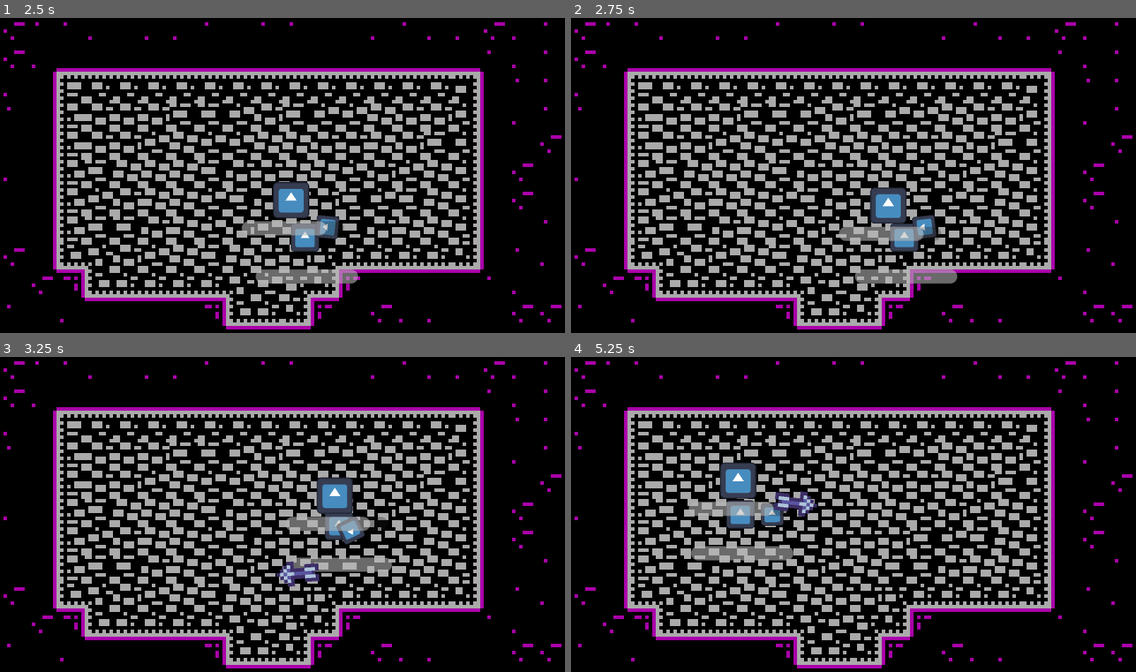
Above: before the commit, frames 1-4 (two rows, left to right).
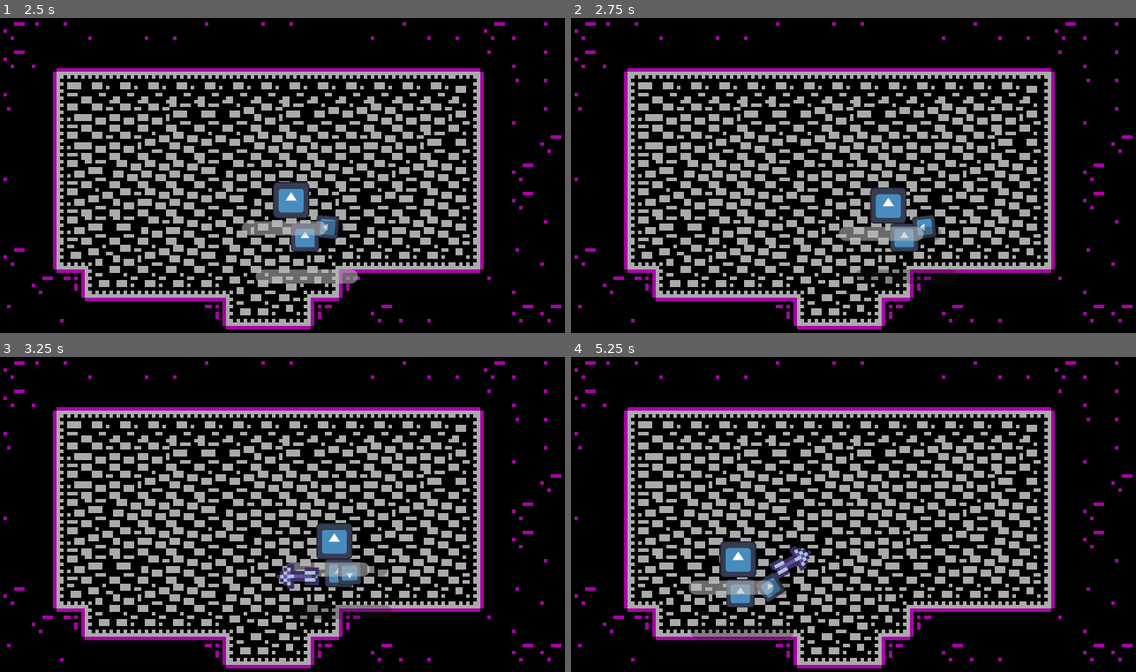
Above: after the commit, the same moments.

Repository: Renan-G-projec/DungeonWarrior
Game: Godot game, scene res://scenes/main.tscn
The game is run twice, just before and just after one commit, with the same random seed, the same clock (stepped at 60 frames per second) and the same inputs. The engine's default icon, where the game draws it, is replaced by a stand-in: a white triangle on a blue panel in a dark square.
Inputs (mouse positions are in pixels of both pictures, inside the frame that each line leads up to):
- Up to frame 1 (2.5 s): tap Enter at 0.5 s; move the mouse to (406, 159) at 0.52 s; hold D (walk_right) 0.53-1.28 s; click (406, 159) at 0.6 s; move the mouse to (169, 191) at 1.27 s; hold S (walk_down) 1.28-2.03 s; tap Alt at 1.35 s; move the mouse to (339, 103) at 2.02 s; hold D (walk_right) from 2.03 s (still down); tap Shift at 2.1 s
- Up to frame 2 (2.75 s): keep holding D (walk_right)
- Up to frame 3 (3.25 s): move the mouse to (254, 577) at 2.77 s; release D (walk_right) at 2.78 s; hold W (walk_up) from 2.78 s (still down); click (254, 577) at 2.85 s
- Up to frame 4 (5.25 s): move the mouse to (1023, 561) at 3.52 s; release W (walk_up) at 3.53 s; hold A (walk_left) 3.53-5.03 s; tap Alt at 3.6 s; move the mouse to (684, 464) at 4.27 s; tap Shift at 4.35 s; move the mouse to (881, 514) at 5.02 s; hold S (walk_down) from 5.03 s (still down); click (881, 514) at 5.1 s

Frame 1 is identical in both runs. In frame 2, 0.8% of the frame differs, in the area x 50-69%, y 79-85%; in frame 3, 3.5%; in frame 4, 4.8%, in the area x 20-44%, y 33-90%.

Commit message:
Added a collsion mechanism, for the emeny to do damage

Diff:
--- a/features/components/follow_player.gd
+++ b/features/components/follow_player.gd
@@ -24,3 +24,13 @@
 		body.velocity = Vector2.ZERO
 
 	body.move_and_slide()
+	_check_player_collison()
+
+func _check_player_collison() -> void:
+	for i in body.get_slide_collision_count():
+		var collision: KinematicCollision2D = body.get_slide_collision(i)
+
+		if collision.get_collider() == player:
+			var player_health := player.get_node_or_null("HealthComponent") as HealthComponent
+			player_health.take_damage(10)
+			print("Player got hit")
--- a/features/player/player.tscn
+++ b/features/player/player.tscn
@@ -10,6 +10,7 @@
 size = Vector2(8, 8)
 
 [node name="Player" type="CharacterBody2D" unique_id=2017001837 node_paths=PackedStringArray("weapon") groups=["player"]]
+collision_mask = 3
 script = ExtResource("1_fcb3x")
 weapon = NodePath("Bow")
 
